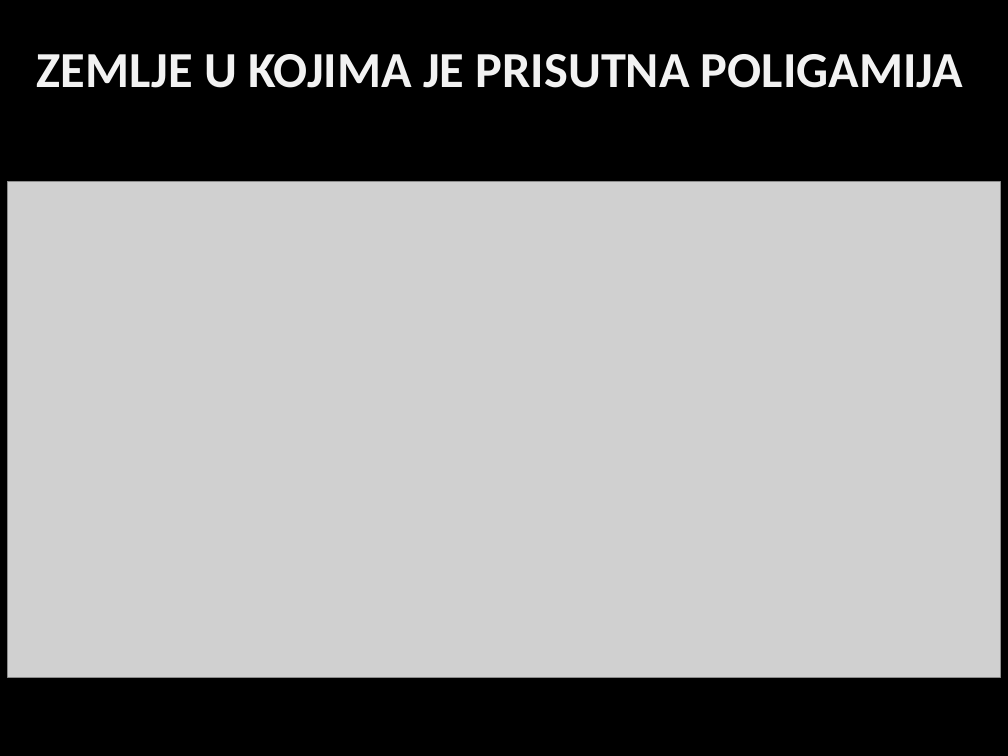
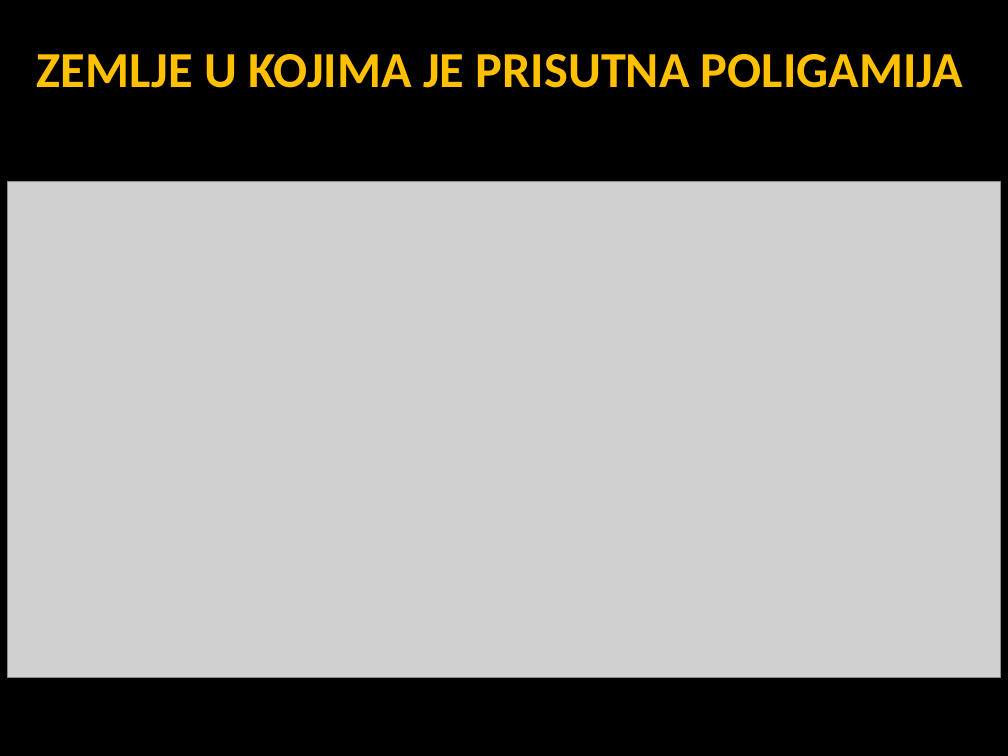
Before and after one commit to srednja-skola/sociologija, a slide deck: slide 12 of data/pptx/007_Obitelj_brak_i_srodstvo.pptx (slide 13 before the commit). Drawn at 1008x756 pixels with LibreOffice and Linux fonts; fonts in the diff are those of the drawing; grey boxes stand for pictures. Boxes give left, top, right and bottom in pixels: in the first picture for what was removed or moved away, otherwise in the second. Text is boxed around its words. In the diff, an @@ line names an element or a change of style, - is before the commit and + after.

```diff
--- a/data/pptx/007_Obitelj_brak_i_srodstvo.pptx
+++ b/data/pptx/007_Obitelj_brak_i_srodstvo.pptx
@@ text "ZEMLJE U KOJIMA JE PRISUTNA ..." at box(37, 54, 963, 88): text colour #F2F2F2 to #FFC000 @@
```
Also in this commit, not shown: 10 other slides changed, 1 slide added.
